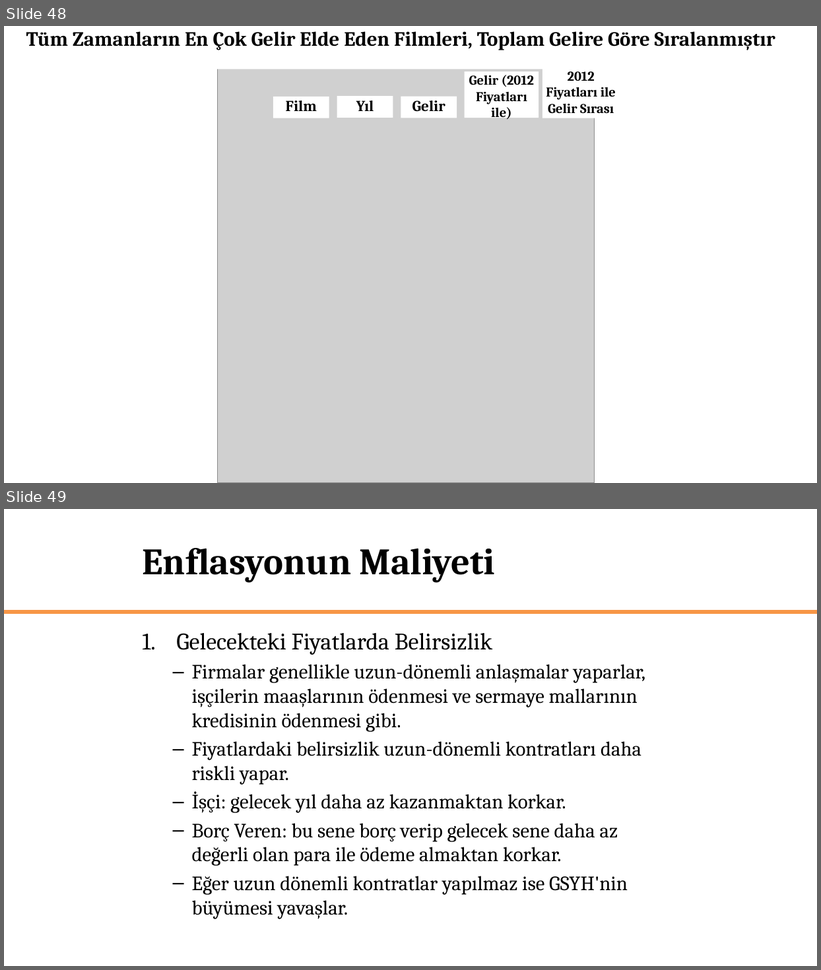
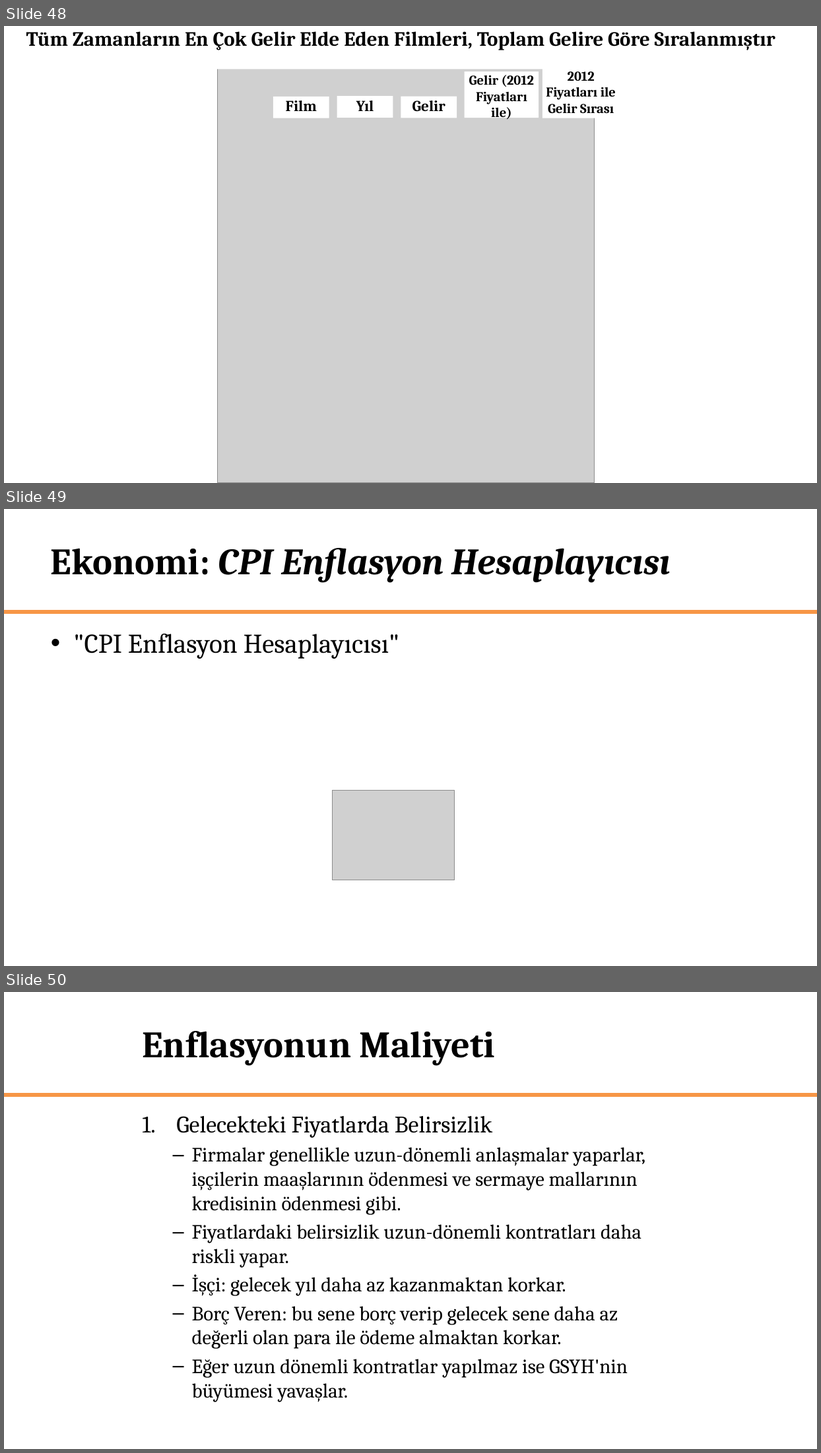
Before and after one commit to akademiekonometri/akademi-ekonometri-academic, a slide deck: static/repo/akek/courses/ekonomi/Ekonomi - Hafta 9 (Kara).pptx. Shown one above the other, each under a label of ours: slides 48 and 49 before the commit, slides 48, 49 and 50 after it. The pictures are 821x970 and 821x1453 pixels, drawn with LibreOffice and Linux fonts; fonts in the diff are those of the drawing; grey boxes stand for pictures. Boxes give left, top, right and bottom in pixels: in the first picture for what was removed or moved away, otherwise in the second. Text is boxed around its words. In the diff, an @@ line names an element or a change of style, - is before the commit and + after.

```diff
--- a/static/repo/akek/courses/ekonomi/Ekonomi - Hafta 9 (Kara).pptx
+++ b/static/repo/akek/courses/ekonomi/Ekonomi - Hafta 9 (Kara).pptx
@@ slide 49 added at (4, 509, 817, 966), background #FFFFFF; not listed: 1 template element that a slide beside it also shows @@
@@ title added at (51, 548, 671, 582), 44 pt, text #000000, bold, italic @@
+Ekonomi: CPI Enflasyon Hesaplayıcısı
@@ text added at (73, 634, 400, 659), 32 pt, text #000000 @@
+• "CPI Enflasyon Hesaplayıcısı"
@@ picture added at (332, 791, 454, 881) @@
@@ what was slide 49 is now slide 50 @@
```
Also in this commit, not shown: 14 other files.
